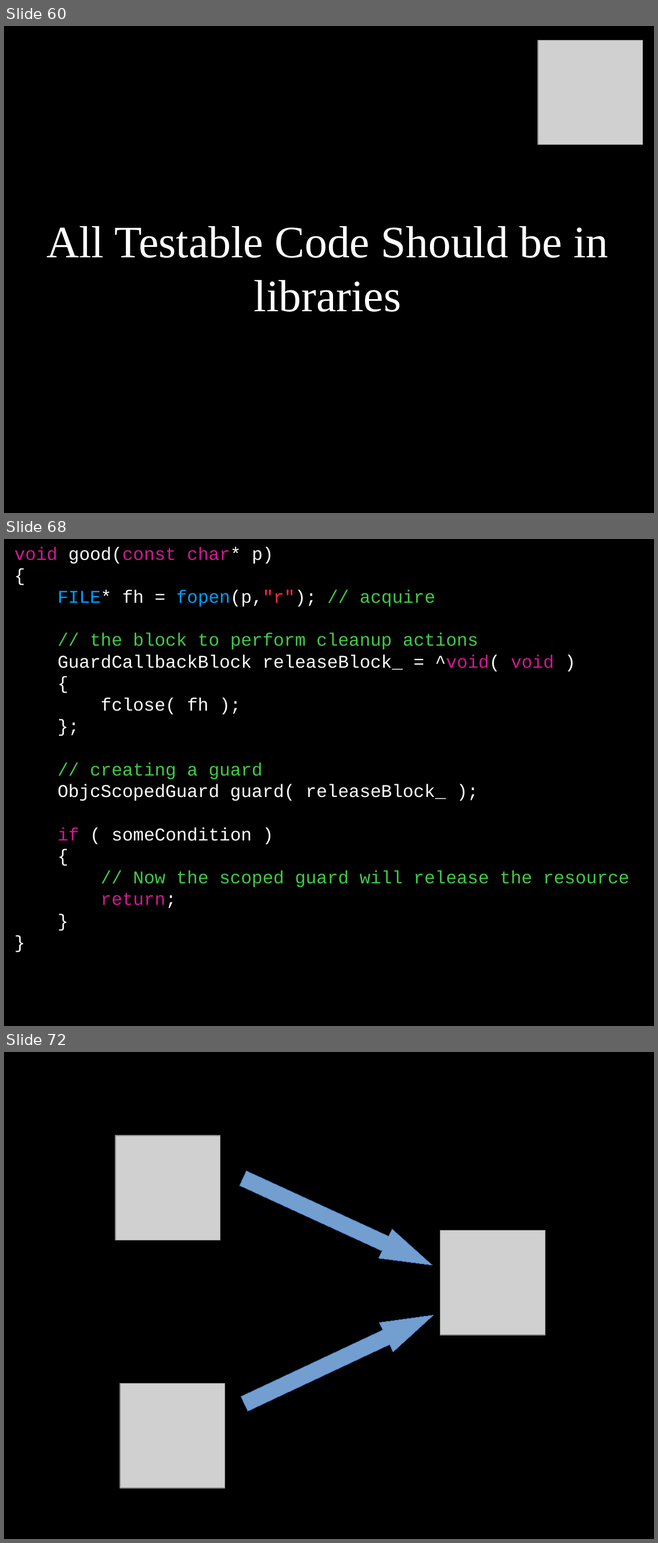
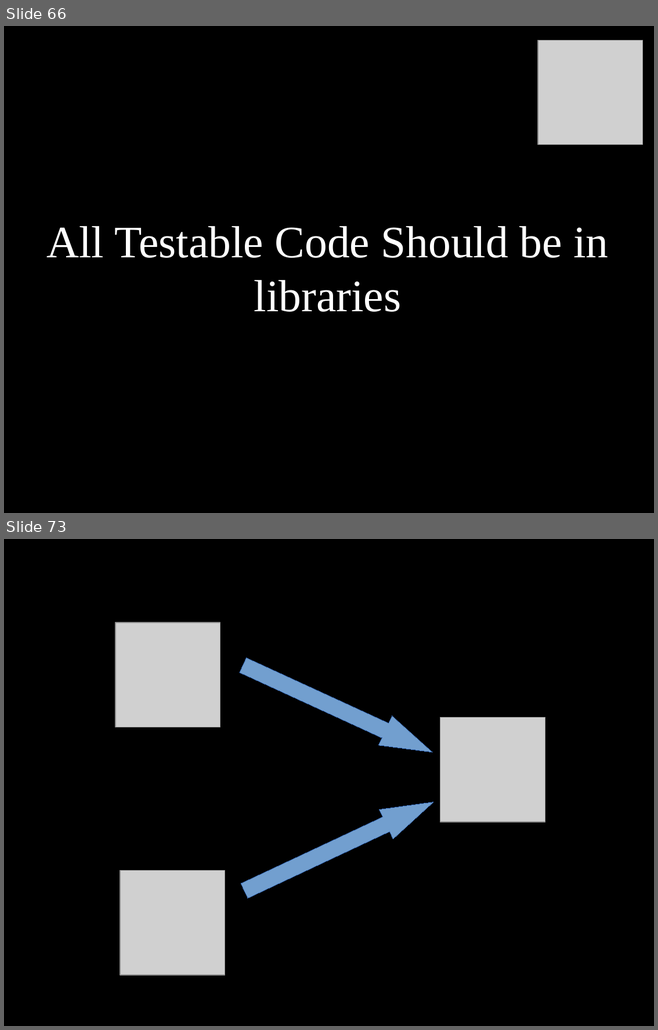
Before and after one commit to dodikk/StaticLib-Slides, a slide deck: Libraries-GoingNative.odp. Shown one above the other, each under a label of ours: slides 60, 68 and 72 before the commit, slides 66 and 73 after it; the slides between them are not shown. The pictures are 658x1543 and 658x1030 pixels, drawn with LibreOffice and Linux fonts; fonts in the diff are those of the drawing; grey boxes stand for pictures. Boxes give left, top, right and bottom in pixels: in the first picture for what was removed or moved away, otherwise in the second. Text is boxed around its words. In the diff, an @@ line names an element or a change of style, - is before the commit and + after.

```diff
--- a/Libraries-GoingNative.odp
+++ b/Libraries-GoingNative.odp
@@ slide 68 removed at [4, 539, 654, 1026], background #000000 @@
@@ text removed at [14, 547, 629, 908] @@
-void good(const char* p)
-{
-FILE* fh = fopen(p,"r"); // acquire
-// the block to perform cleanup actions
-GuardCallbackBlock releaseBlock_ = ^void( void )
-{
-fclose( fh );
-};
-// creating a guard
-ObjcScopedGuard guard( releaseBlock_ );
-if ( someCondition )
-{
-// Now the scoped guard will release the resource
-return;
-}
-}
@@ what was slide 60 is now slide 66 @@
@@ what was slide 72 is now slide 73 @@
```
Also in this commit, not shown: 3 slides changed, 11 slides added, 9 other slides removed, 1 other file.
